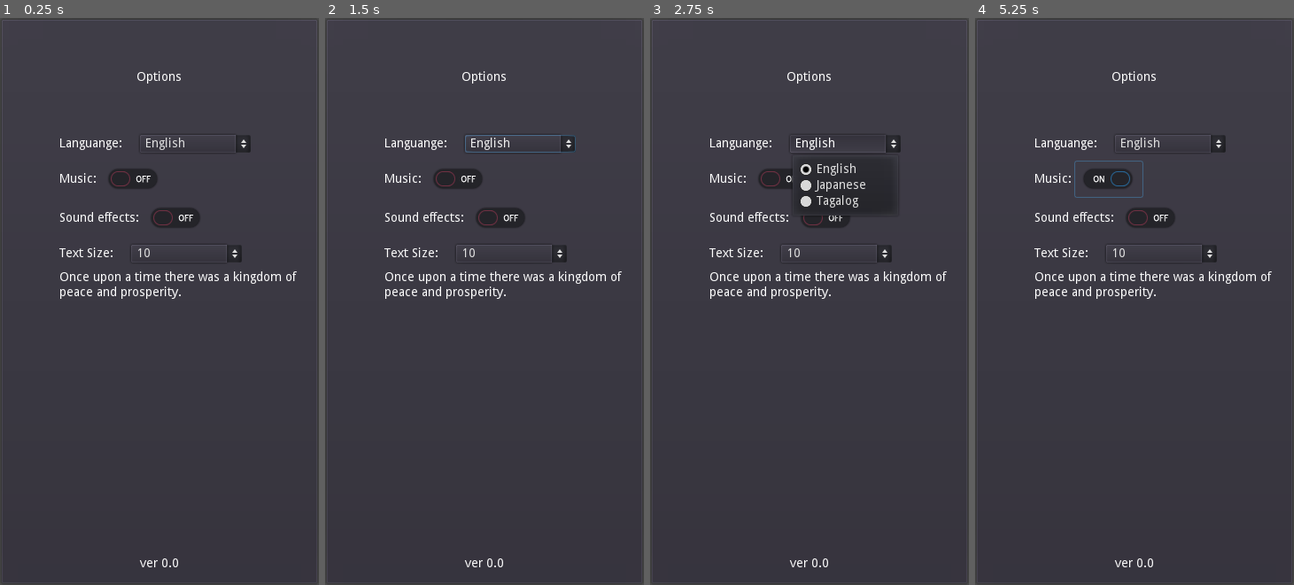
Above: before the commit, frames 1-4 (left to right).
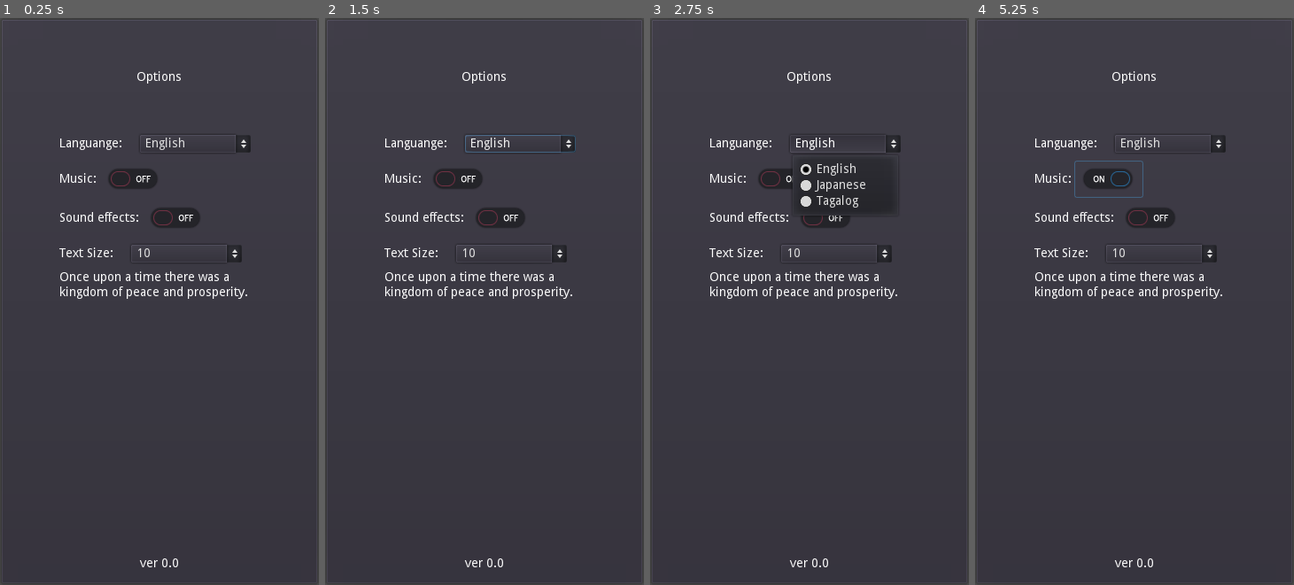
Above: after the commit, the same moments.

Repository: philipuriarte/A-Churchyard-of-Orphans
Game: Godot game, scene res://scenes/options_screen.tscn
Two runs of this game, one before a commit and one after it. Both use one fixed random seed, a clock stepped at 60 frames per second and the inputs below. This scene is started directly instead of the project's main scene.
Inputs (mouse positions are in pixels of both pictures, inside the frame that each line leads up to):
- Up to frame 1 (0.25 s): no input
- Up to frame 2 (1.5 s): click "English" at 0.5 s; click "10" at 1.25 s
- Up to frame 3 (2.75 s): click "English" at 2 s
- Up to frame 4 (5.25 s): click "10" at 2.75 s; click "English" at 3.5 s; click "10" at 4.25 s; click (1108, 176) at 5 s

The runs differ from the first frame. In frame 1, 0.7% of the frame differs, in the area x 18-94%, y 44-50%; in frame 2, 0.7%; in frame 3, 0.7%; in frame 4, 0.7%.

Commit message:
Change value of Margin Right in OptionsMargin to 50

Diff:
--- a/scenes/options_screen.tscn
+++ b/scenes/options_screen.tscn
@@ -34,17 +34,18 @@
 margin_right = 326.0
 margin_bottom = 577.0
 size_flags_vertical = 3
+custom_constants/margin_right = 50
 custom_constants/margin_left = 50
 
 [node name="OptionsContainer" type="VBoxContainer" parent="MarginContainer/MainCointainer/OptionsMargin"]
 margin_left = 50.0
-margin_right = 326.0
+margin_right = 276.0
 margin_bottom = 462.0
 size_flags_vertical = 3
 custom_constants/separation = 10
 
 [node name="Languange" type="HBoxContainer" parent="MarginContainer/MainCointainer/OptionsMargin/OptionsContainer"]
-margin_right = 276.0
+margin_right = 226.0
 margin_bottom = 20.0
 custom_constants/separation = 20
 
@@ -65,11 +66,11 @@
 
 [node name="MusicContainer" type="VBoxContainer" parent="MarginContainer/MainCointainer/OptionsMargin/OptionsContainer"]
 margin_top = 30.0
-margin_right = 276.0
+margin_right = 226.0
 margin_bottom = 114.0
 
 [node name="Music" type="HBoxContainer" parent="MarginContainer/MainCointainer/OptionsMargin/OptionsContainer/MusicContainer"]
-margin_right = 276.0
+margin_right = 226.0
 margin_bottom = 40.0
 
 [node name="MusicLabel" type="Label" parent="MarginContainer/MainCointainer/OptionsMargin/OptionsContainer/MusicContainer/Music"]
@@ -85,7 +86,7 @@
 
 [node name="Sounds" type="HBoxContainer" parent="MarginContainer/MainCointainer/OptionsMargin/OptionsContainer/MusicContainer"]
 margin_top = 44.0
-margin_right = 276.0
+margin_right = 226.0
 margin_bottom = 84.0
 
 [node name="SoundsLabel" type="Label" parent="MarginContainer/MainCointainer/OptionsMargin/OptionsContainer/MusicContainer/Sounds"]
@@ -101,12 +102,12 @@
 
 [node name="TextContainer" type="VBoxContainer" parent="MarginContainer/MainCointainer/OptionsMargin/OptionsContainer"]
 margin_top = 124.0
-margin_right = 276.0
+margin_right = 226.0
 margin_bottom = 185.0
 custom_constants/separation = 10
 
 [node name="Text" type="HBoxContainer" parent="MarginContainer/MainCointainer/OptionsMargin/OptionsContainer/TextContainer"]
-margin_right = 276.0
+margin_right = 226.0
 margin_bottom = 20.0
 custom_constants/separation = 20
 
@@ -127,7 +128,7 @@
 
 [node name="TextText" type="Label" parent="MarginContainer/MainCointainer/OptionsMargin/OptionsContainer/TextContainer"]
 margin_top = 30.0
-margin_right = 276.0
+margin_right = 226.0
 margin_bottom = 61.0
 text = "Once upon a time there was a kingdom of peace and prosperity."
 autowrap = true
